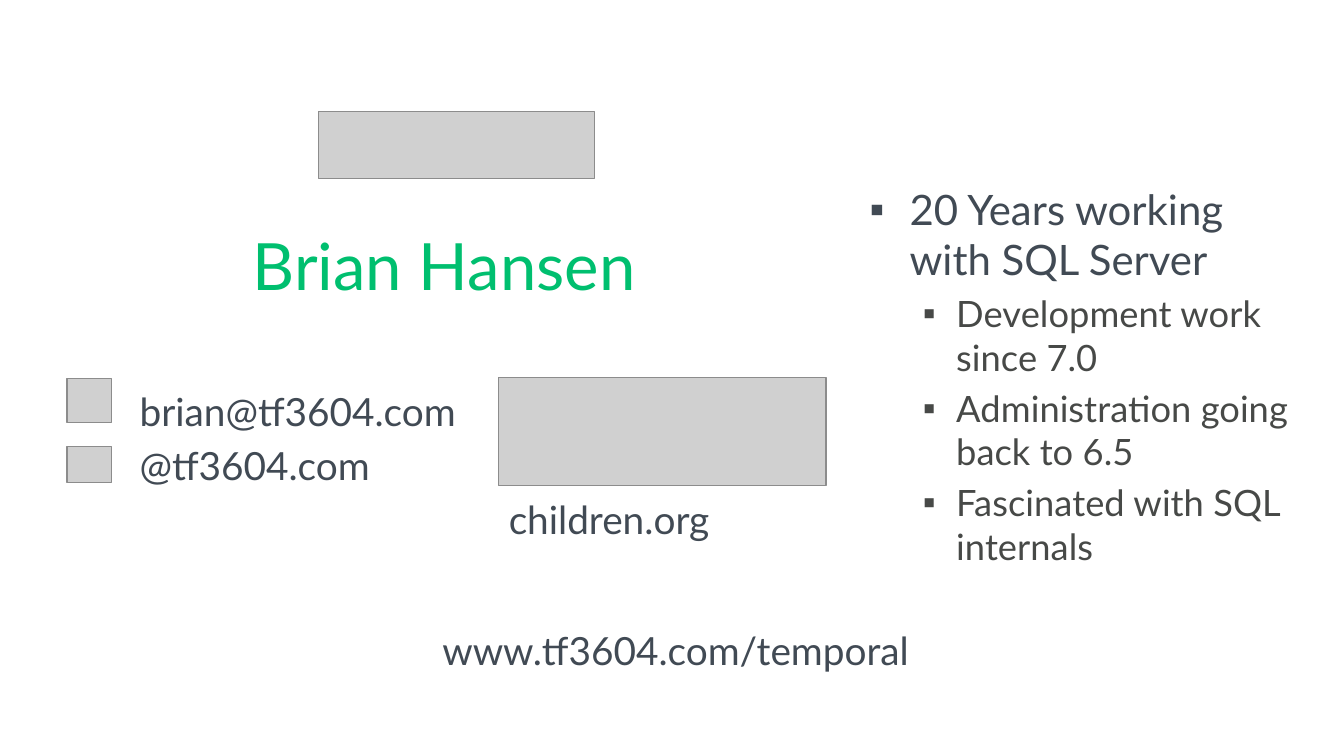
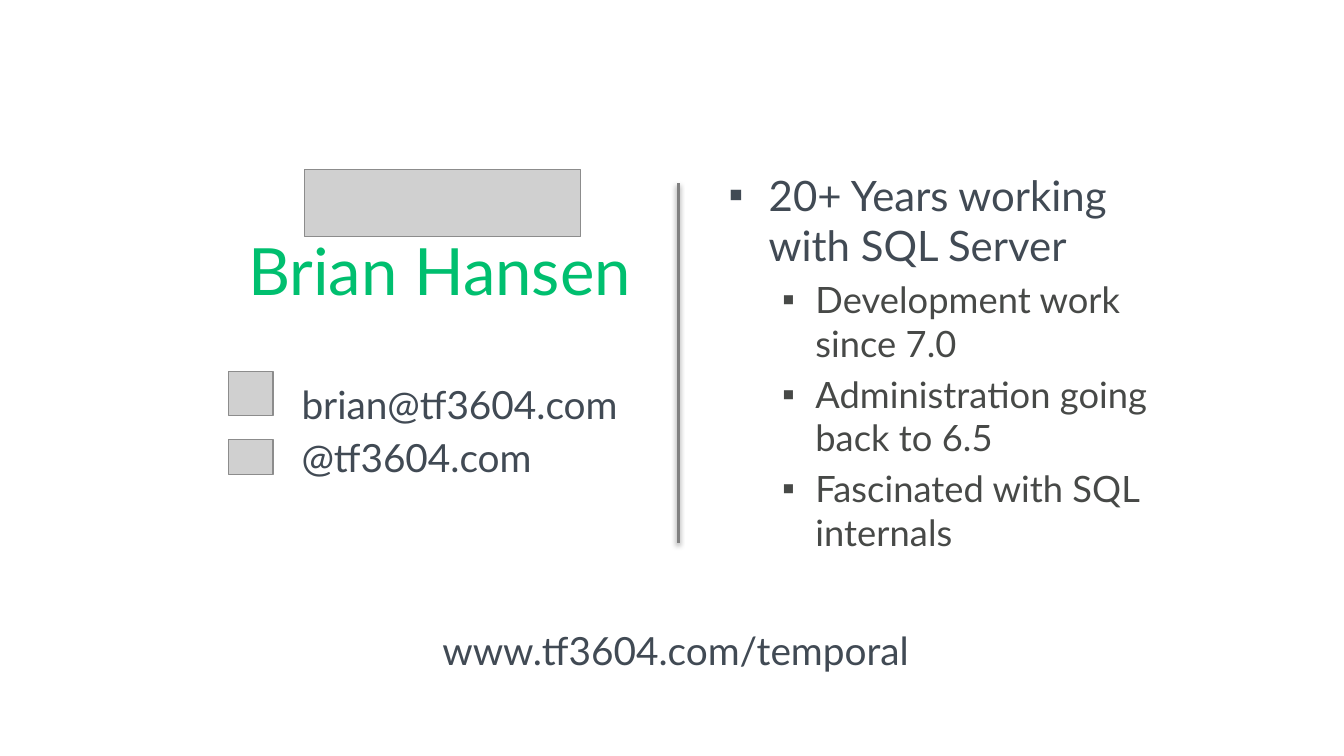
Before and after one commit to tf3604/RememberWhenTemporal, a slide deck: slide 2 of Temporal.pptx. Drawn at 1344x756 pixels with LibreOffice and Linux fonts; fonts in the diff are those of the drawing; grey boxes stand for pictures; background and template pictures are left out. Boxes give left, top, right and bottom in pixels: in the first picture for what was removed or moved away, otherwise in the second. Text is boxed around its words. In the diff, an @@ line names an element or a change of style, - is before the commit and + after.

Commit message:
Update About Me slide.

```diff
--- a/Temporal.pptx
+++ b/Temporal.pptx
@@ picture: place and size @@
-picture at (318,112,594,178)
+picture at (304,170,580,236)
@@ text "20+ Years working with SQL ...": place and size @@
-text "20+ Years working with SQL ..." at (910,194,1288,561)
+text "20+ Years working with SQL ..." at (769,180,1147,547)
@@ line added from (678, 183) to (678, 543), #808080 2 pt @@
@@ text at (769,180,1106,267): text changed @@
-▪ 20 Years working with SQL Server
+▪ 20+ Years working with SQL Server
@@ title "Brian Hansen": place and size @@
-title "Brian Hansen" at (253,242,636,291)
+title "Brian Hansen" at (248,247,631,296)
@@ picture: place and size @@
-picture at (67,379,111,422)
+picture at (229,371,273,415)
@@ text "brian@tf3604.com": place and size @@
-text "brian@tf3604.com" at (140,397,456,431)
+text "brian@tf3604.com" at (302,390,618,424)
@@ picture removed at (499,378,827,486) @@
@@ picture: place and size @@
-picture at (67,446,111,482)
+picture at (229,439,273,476)
@@ text "@tf3604.com": place and size @@
-text "@tf3604.com" at (140,452,370,485)
+text "@tf3604.com" at (302,444,532,477)
@@ text removed at (509,505,710,541) @@
-children.org
```
